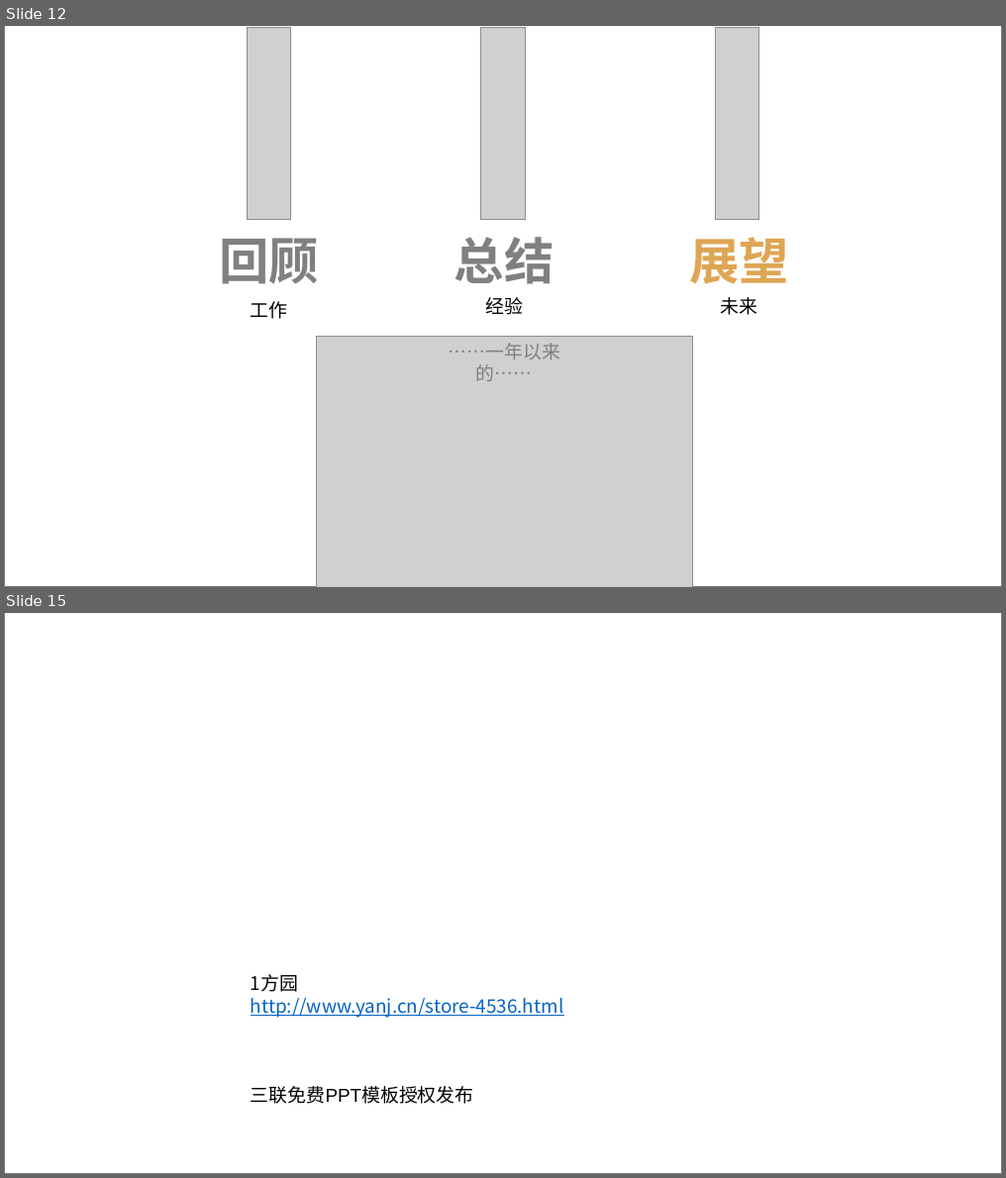
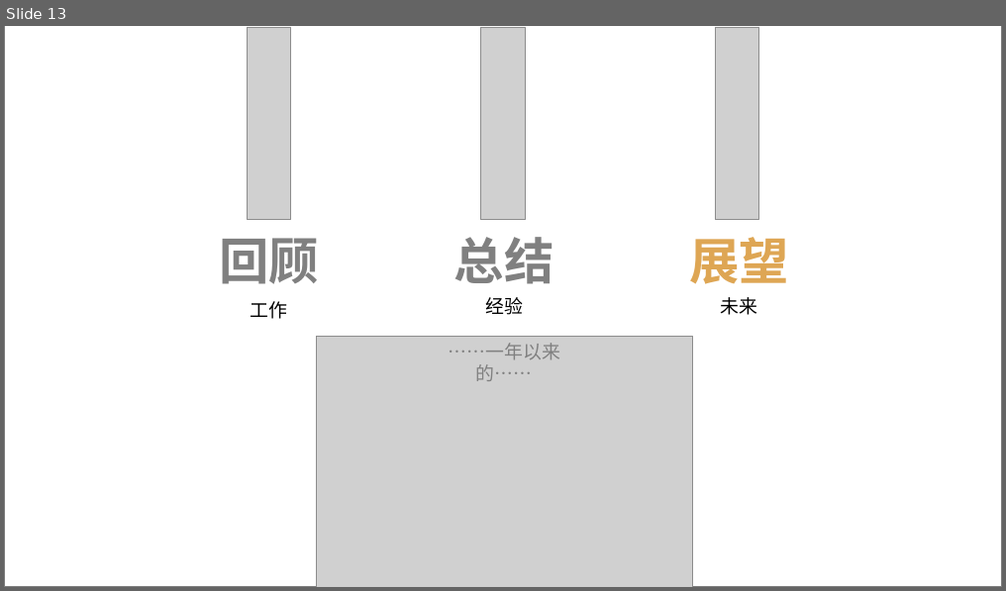
Before and after one commit to 523793658/Air, a slide deck: 2016年终工作总结ppt.pptx. Shown one above the other, each under a label of ours: slides 12 and 15 before the commit, slide 13 after it; the slides between them are not shown. The pictures are 1006x1178 and 1006x591 pixels, drawn with LibreOffice and Linux fonts; fonts in the diff are those of the drawing; grey boxes stand for pictures. Boxes give left, top, right and bottom in pixels: in the first picture for what was removed or moved away, otherwise in the second. Text is boxed around its words. In the diff, an @@ line names an element or a change of style, - is before the commit and + after.

```diff
--- a/2016年终工作总结ppt.pptx
+++ b/2016年终工作总结ppt.pptx
@@ slide 15 removed at [4,613,1002,1174], background #FFFFFF; not listed: 1 template element that a slide beside it also shows @@
@@ text removed at [251,974,564,1104] @@
-1方园
-http://www.yanj.cn/store-4536.html
-三联免费PPT模板授权发布
@@ what was slide 12 is now slide 13 @@
```
Also in this commit, not shown: 3 slides changed, 9 slides added, 8 other slides removed.
